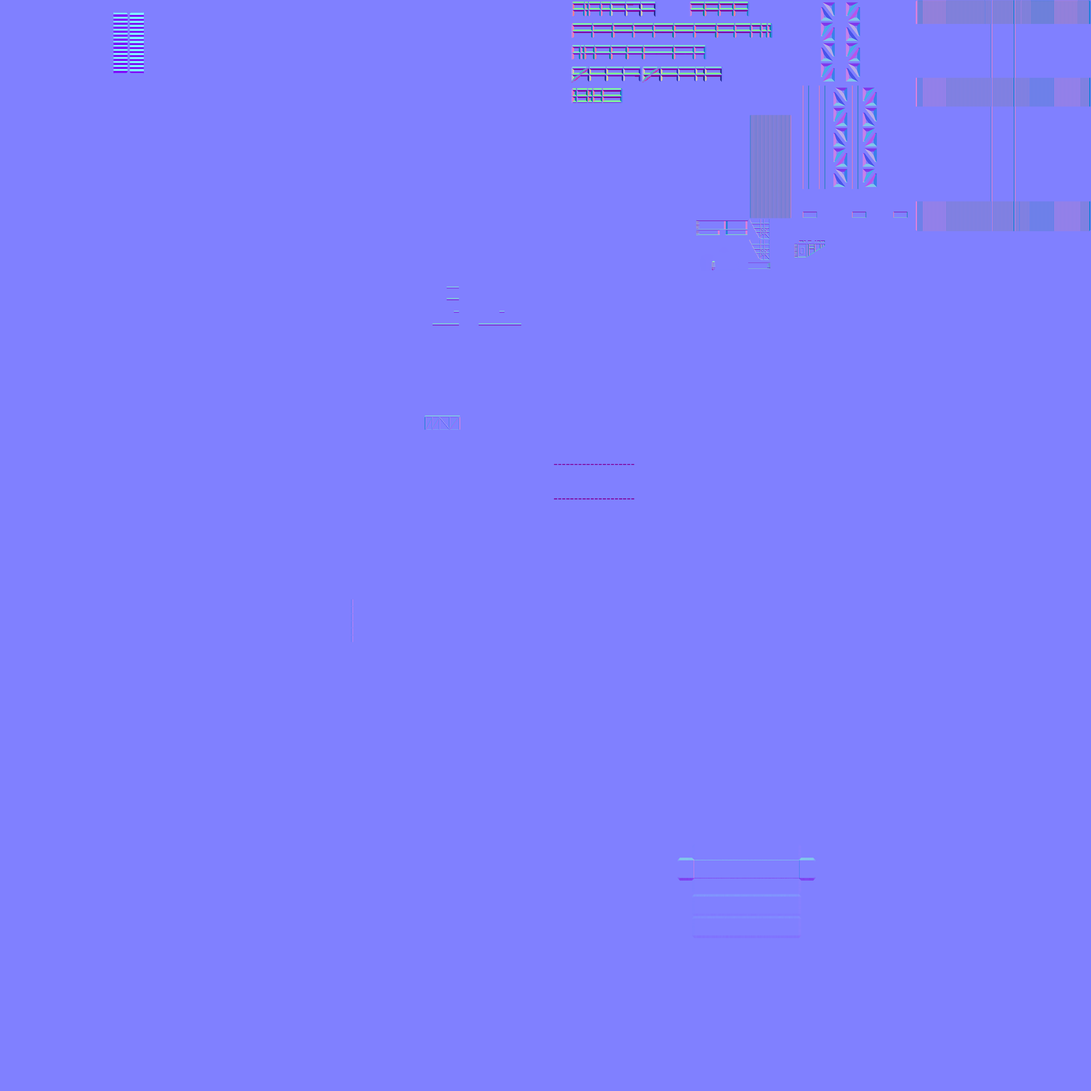
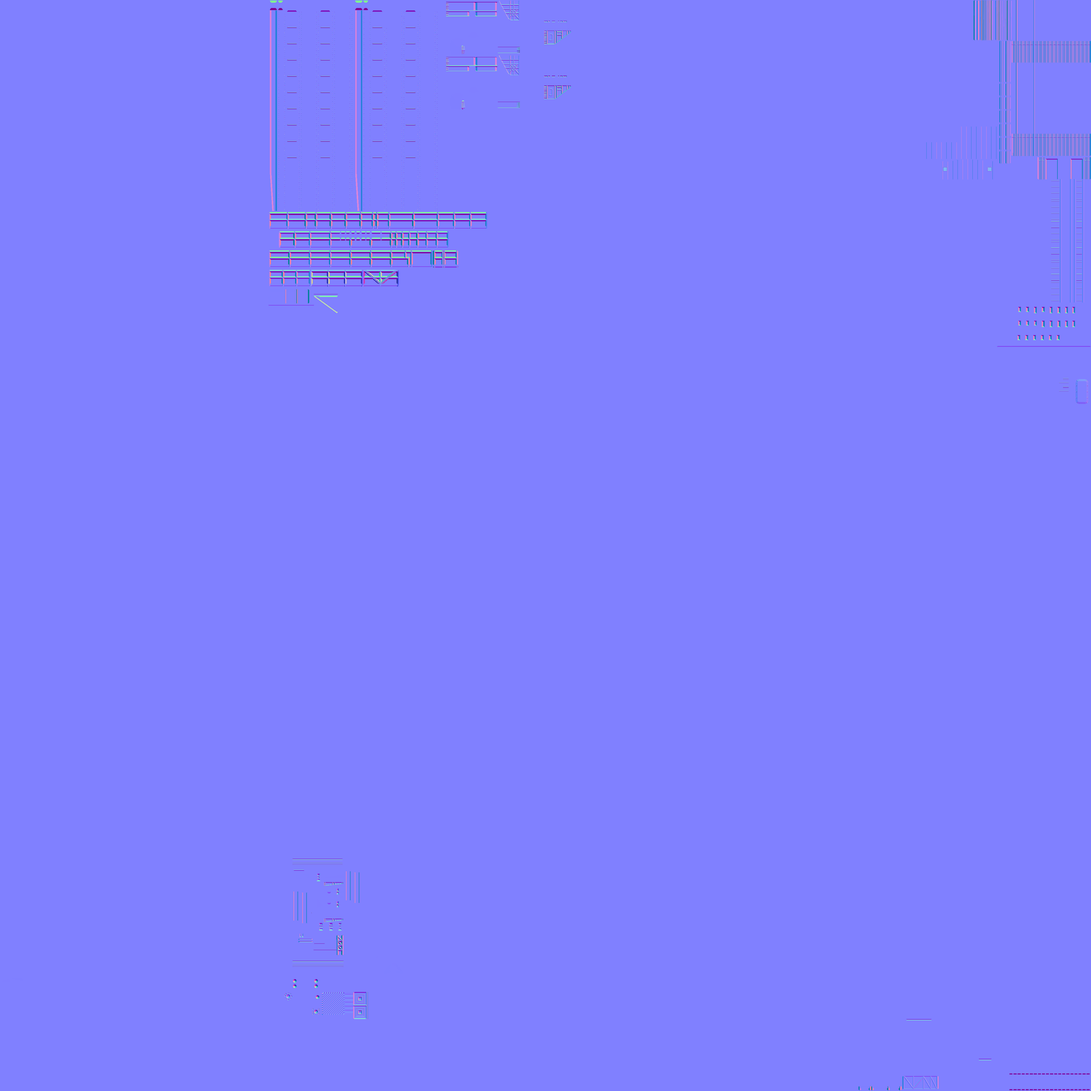
Layer changes from the first w=1091, h=1091 image to the second:
renamed "LUT_NRM.png" to "bake_4096.png", painted on it over [113,0,1091,1091]
